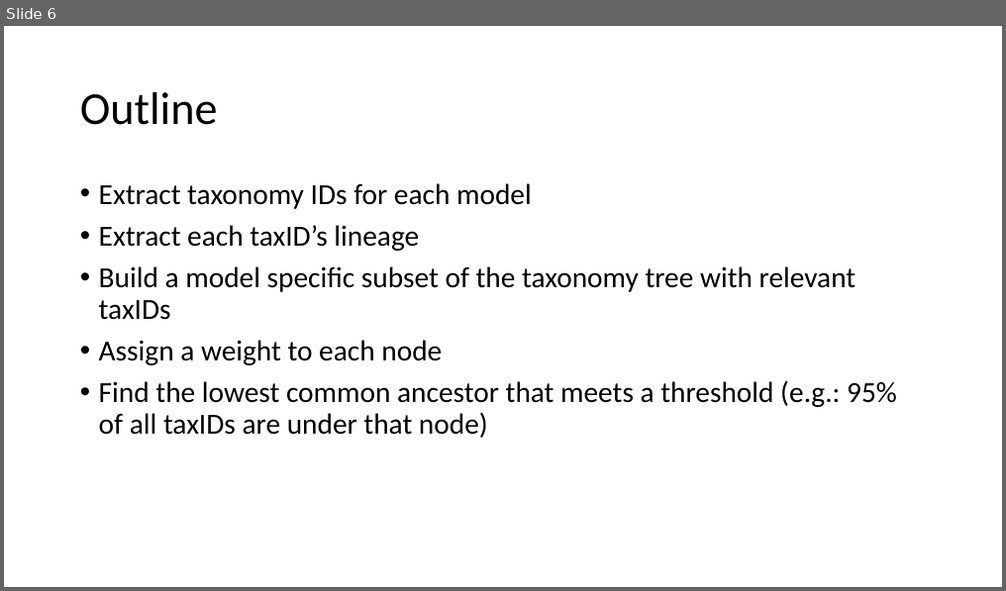
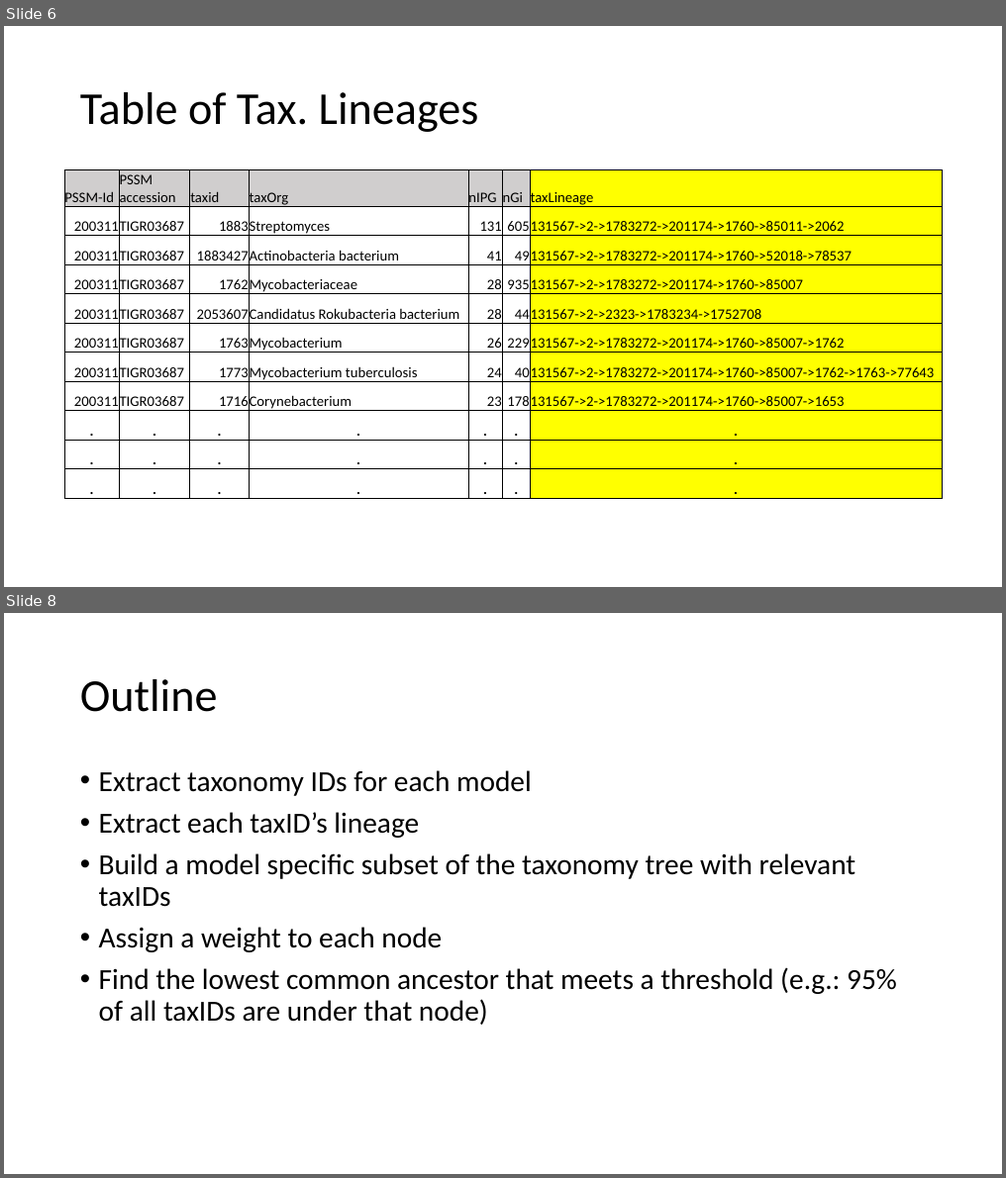
Before and after one commit to NCBI-Codeathons/Taxonomy-specific-RPS-BLAST-part-I, a slide deck: Presentation/Taxonomy-specific RPS-BLAST.pptx. Shown one above the other, each under a label of ours: slide 6 before the commit, slides 6 and 8 after it; the slides between them are not shown. The pictures are 1006x591 and 1006x1178 pixels, drawn with LibreOffice and Linux fonts; fonts in the diff are those of the drawing. Boxes give left, top, right and bottom in pixels: in the first picture for what was removed or moved away, otherwise in the second. Text is boxed around its words. In the diff, an @@ line names an element or a change of style, - is before the commit and + after.

```diff
--- a/Presentation/Taxonomy-specific RPS-BLAST.pptx
+++ b/Presentation/Taxonomy-specific RPS-BLAST.pptx
@@ slide 6 added at (4,26,1002,587), background #FFFFFF @@
@@ title added at (80,92,479,132), 44 pt, text #000000 @@
+Table of Tax. Lineages
@@ table added at (64,171,943,498), 11 rows, 7 columns @@
+PSSM-Id | PSSM accession | taxid | taxOrg | nIPG | nGi | taxLineage
+200311 | TIGR03687 | 1883 | Streptomyces | 131 | 605 | 131567->2->1783272->201174->1760->85011->2062
+200311 | TIGR03687 | 1883427 | Actinobacteria bacterium | 41 | 49 | 131567->2->1783272->201174->1760->52018->78537
+200311 | TIGR03687 | 1762 | Mycobacteriaceae | 28 | 935 | 131567->2->1783272->201174->1760->85007
+200311 | TIGR03687 | 2053607 | Candidatus Rokubacteria bacterium | 28 | 44 | 131567->2->2323->1783234->1752708
+200311 | TIGR03687 | 1763 | Mycobacterium | 26 | 229 | 131567->2->1783272->201174->1760->85007->1762
+200311 | TIGR03687 | 1773 | Mycobacterium tuberculosis | 24 | 40 | 131567->2->1783272->201174->1760->85007->1762->1763->77643
+200311 | TIGR03687 | 1716 | Corynebacterium | 23 | 178 | 131567->2->1783272->201174->1760->85007->1653
+. | . | . | . | . | . | .
+. | . | . | . | . | . | .
+. | . | . | . | . | . | .
@@ what was slide 6 is now slide 8 @@
```
Also in this commit, not shown: 4 slides changed, 3 other slides added, 1 slide removed.
